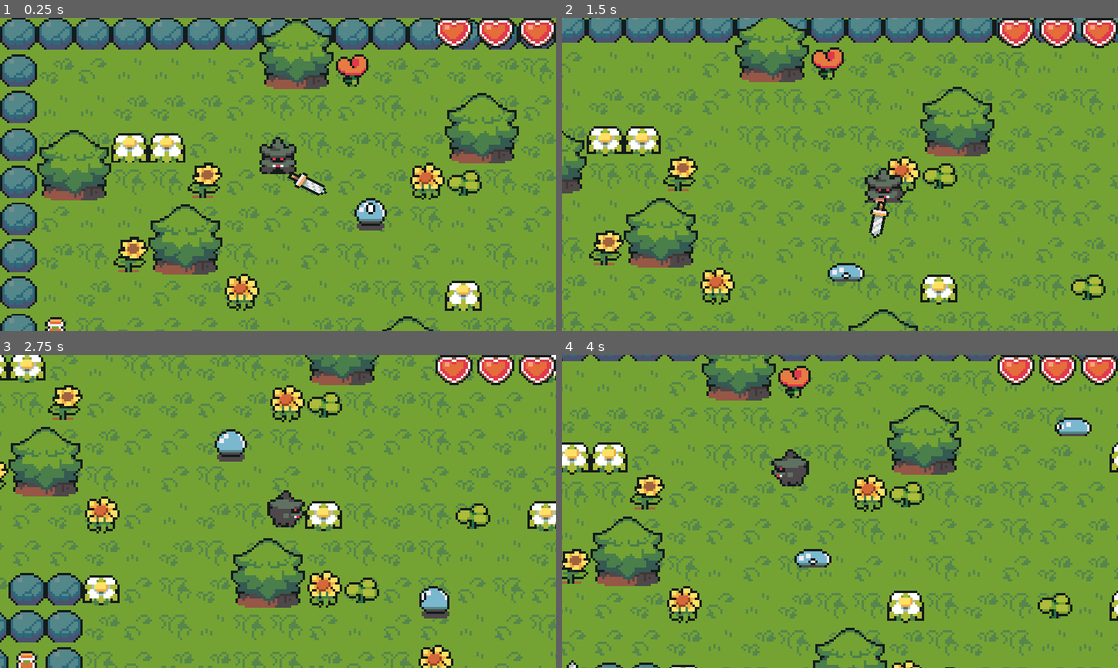
Above: before the commit, frames 1-4 (two rows, left to right).
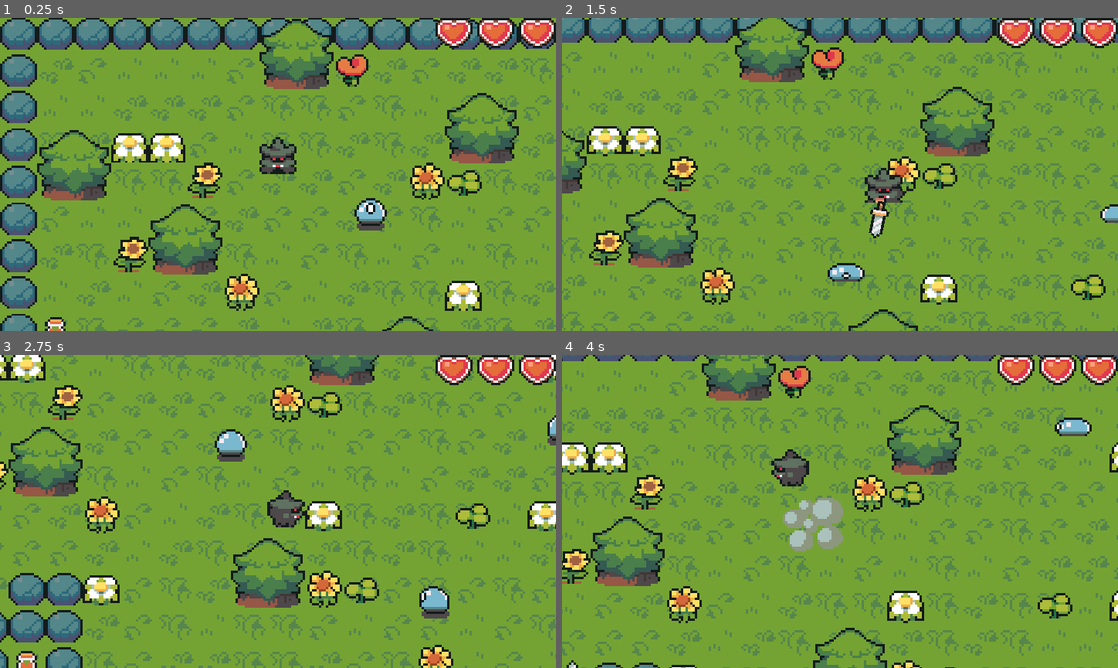
Above: after the commit, the same moments.

Repository: kushiemoon-dev/Crystal_Kingdom
Game: Godot game, scene res://scenes/world.tscn
Same seed, same stepped clock (60 frames per second), same inputs: the game is played once before the commit and once after it.
Inputs:
- Up to frame 1 (0.25 s): no input
- Up to frame 2 (1.5 s): hold Right (ui_right) 0.53-1.28 s; tap Space (attack) at 0.6, 1.35 s; hold Down (ui_down) from 1.28 s (still down)
- Up to frame 3 (2.75 s): release Down (ui_down) at 2.03 s; hold Right (ui_right) from 2.03 s (still down); tap Space (attack) at 2.1 s
- Up to frame 4 (4 s): release Right (ui_right) at 2.78 s; hold Up (ui_up) 2.78-3.53 s; tap Space (attack) at 2.85, 3.6 s; hold Left (ui_left) from 3.53 s (still down)

The runs differ from the first frame. In frame 1, 0.3% of the frame differs, in the area x 51-59%, y 49-57%; in frame 2, 0.2%; in frame 3, 0.1%; in frame 4, 1.6%, in the area x 39-51%, y 45-68%.

Commit message:
#19 Melee system attack

Diff:
--- a/ennemies/slime.gd
+++ b/ennemies/slime.gd
@@ -6,10 +6,14 @@
 @export var limit = 0.5
 @export var endPoint: Marker2D
 
+@export var knockbackPower: int = 500
+
 @onready var animations = $AnimationPlayer
 
 var startPosition
 var endPosition
+
+var isDead : bool = false
 
 func _ready():
 	startPosition = position
@@ -40,6 +44,16 @@
 		animations.play("walk" + direction)
 
 func _physics_process(delta):
+	if isDead: return
 	updateVelocity()
 	move_and_slide()
 	updateAnimation()
+
+
+func _on_hurt_box_area_entered(area: Area2D) -> void:
+	if area == $hitBox : return
+	$hitBox.set_deferred("monitorable", false)
+	isDead = true
+	animations.play("death")
+	await animations.animation_finished
+	queue_free()
--- a/ennemies/slime.tscn
+++ b/ennemies/slime.tscn
@@ -1,7 +1,8 @@
-[gd_scene load_steps=11 format=3 uid="uid://c3wlp6qx8j4q6"]
+[gd_scene load_steps=14 format=3 uid="uid://c3wlp6qx8j4q6"]
 
 [ext_resource type="Texture2D" uid="uid://cuda8eqv1wbri" path="res://Arts/Slime.png" id="1_5v7iu"]
 [ext_resource type="Script" path="res://ennemies/slime.gd" id="1_sy2xh"]
+[ext_resource type="Texture2D" uid="uid://c7m11v452yeyy" path="res://Arts/smoke.png" id="3_lxul4"]
 
 [sub_resource type="CapsuleShape2D" id="CapsuleShape2D_om5n6"]
 radius = 4.0
@@ -44,6 +45,42 @@
 "transitions": PackedFloat32Array(1),
 "update": 0,
 "values": [Vector2(1, 1)]
+}
+tracks/3/type = "value"
+tracks/3/imported = false
+tracks/3/enabled = true
+tracks/3/path = NodePath("deathEffect:frame_coords")
+tracks/3/interp = 1
+tracks/3/loop_wrap = true
+tracks/3/keys = {
+"times": PackedFloat32Array(0),
+"transitions": PackedFloat32Array(1),
+"update": 1,
+"values": [Vector2i(0, 0)]
+}
+tracks/4/type = "value"
+tracks/4/imported = false
+tracks/4/enabled = true
+tracks/4/path = NodePath("Sprite:visible")
+tracks/4/interp = 1
+tracks/4/loop_wrap = true
+tracks/4/keys = {
+"times": PackedFloat32Array(0),
+"transitions": PackedFloat32Array(1),
+"update": 1,
+"values": [true]
+}
+tracks/5/type = "value"
+tracks/5/imported = false
+tracks/5/enabled = true
+tracks/5/path = NodePath("deathEffect:visible")
+tracks/5/interp = 1
+tracks/5/loop_wrap = true
+tracks/5/keys = {
+"times": PackedFloat32Array(0),
+"transitions": PackedFloat32Array(1),
+"update": 1,
+"values": [false]
 }
 
 [sub_resource type="Animation" id="Animation_5i4f7"]
@@ -214,9 +251,51 @@
 "values": [Vector2(1, 1), Vector2(1.2, 0.8), Vector2(1.13333, 0.866667), Vector2(0.8, 0.933)]
 }
 
+[sub_resource type="Animation" id="Animation_li2lq"]
+resource_name = "death"
+length = 0.6
+step = 0.1
+tracks/0/type = "value"
+tracks/0/imported = false
+tracks/0/enabled = true
+tracks/0/path = NodePath("deathEffect:frame_coords")
+tracks/0/interp = 1
+tracks/0/loop_wrap = true
+tracks/0/keys = {
+"times": PackedFloat32Array(0, 0.1, 0.2, 0.3, 0.4, 0.5),
+"transitions": PackedFloat32Array(1, 1, 1, 1, 1, 1),
+"update": 1,
+"values": [Vector2i(0, 0), Vector2i(1, 0), Vector2i(2, 0), Vector2i(3, 0), Vector2i(4, 0), Vector2i(5, 0)]
+}
+tracks/1/type = "value"
+tracks/1/imported = false
+tracks/1/enabled = true
+tracks/1/path = NodePath("Sprite:visible")
+tracks/1/interp = 1
+tracks/1/loop_wrap = true
+tracks/1/keys = {
+"times": PackedFloat32Array(0),
+"transitions": PackedFloat32Array(1),
+"update": 1,
+"values": [false]
+}
+tracks/2/type = "value"
+tracks/2/imported = false
+tracks/2/enabled = true
+tracks/2/path = NodePath("deathEffect:visible")
+tracks/2/interp = 1
+tracks/2/loop_wrap = true
+tracks/2/keys = {
+"times": PackedFloat32Array(0, 0.6),
+"transitions": PackedFloat32Array(1, 1),
+"update": 1,
+"values": [true, true]
+}
+
 [sub_resource type="AnimationLibrary" id="AnimationLibrary_nccgf"]
 _data = {
 "RESET": SubResource("Animation_c8ypq"),
+"death": SubResource("Animation_li2lq"),
 "walkDown": SubResource("Animation_5i4f7"),
 "walkLeft": SubResource("Animation_1wv4i"),
 "walkRight": SubResource("Animation_ujpi3"),
@@ -226,6 +305,10 @@
 [sub_resource type="CapsuleShape2D" id="CapsuleShape2D_d407j"]
 radius = 4.0
 height = 12.0
+
+[sub_resource type="CapsuleShape2D" id="CapsuleShape2D_a7cei"]
+radius = 9.0
+height = 18.0
 
 [node name="slime" type="CharacterBody2D"]
 z_index = 1
@@ -251,8 +334,26 @@
 }
 
 [node name="hitBox" type="Area2D" parent="."]
+collision_layer = 4
+collision_mask = 0
 
 [node name="CollisionShape2D" type="CollisionShape2D" parent="hitBox"]
 position = Vector2(0, -4)
 rotation = 1.5708
 shape = SubResource("CapsuleShape2D_d407j")
+
+[node name="hurtBox" type="Area2D" parent="."]
+collision_layer = 0
+collision_mask = 4
+
+[node name="CollisionShape2D" type="CollisionShape2D" parent="hurtBox"]
+position = Vector2(0, -7)
+shape = SubResource("CapsuleShape2D_a7cei")
+
+[node name="deathEffect" type="Sprite2D" parent="."]
+visible = false
+position = Vector2(0, -11)
+texture = ExtResource("3_lxul4")
+hframes = 6
+
+[connection signal="area_entered" from="hurtBox" to="." method="_on_hurt_box_area_entered"]
--- a/player/player.gd
+++ b/player/player.gd
@@ -28,6 +28,8 @@
 
 func _ready():
 	effects.play("RESET")
+	weapon.disable()
+
 
 func HandleInput():
 	var moveDirection = Input.get_vector( "ui_left", "ui_right", "ui_up", "ui_down" )
@@ -39,9 +41,9 @@
 func attack():
 	animations.play("attack" + lastAnimDirection)
 	isAttacking = true
-	weapon.visible = true
+	weapon.enable()
 	await animations.animation_finished
-	weapon.visible = false
+	weapon.disable()
 	isAttacking = false
 
 func updateAnimation():
--- a/player/player.tscn
+++ b/player/player.tscn
@@ -1,11 +1,12 @@
-[gd_scene load_steps=20 format=3 uid="uid://bjbd074eojfmk"]
+[gd_scene load_steps=21 format=3 uid="uid://bjbd074eojfmk"]
 
 [ext_resource type="Script" path="res://player/player.gd" id="1_0m06o"]
-[ext_resource type="Texture2D" uid="uid://iq575qoxfhyh" path="res://Arts/player sprites.png" id="1_o2450"]
+[ext_resource type="Texture2D" uid="uid://iq575qoxfhyh" path="res://Arts/character.png" id="1_o2450"]
 [ext_resource type="Resource" uid="uid://dx3xglrh0ba13" path="res://inventory/Items/playerInventory.tres" id="2_6ffe6"]
 [ext_resource type="Animation" uid="uid://cdiar4gyxkk83" path="res://movement/walkDown.res" id="3_n2eqn"]
 [ext_resource type="Animation" uid="uid://bwp8cavdmgebt" path="res://movement/walkLeft.res" id="4_135y6"]
 [ext_resource type="Animation" uid="uid://bub8wf5h3pjh" path="res://movement/walkRight.res" id="5_mu225"]
+[ext_resource type="Script" path="res://player/weapon.gd" id="7_4pgqq"]
 [ext_resource type="PackedScene" uid="uid://j6f0fjdm4mdg" path="res://player/sword.tscn" id="7_qo48w"]
 
 [sub_resource type="Animation" id="Animation_5mt2n"]
@@ -45,6 +46,170 @@
 "transitions": PackedFloat32Array(1),
 "update": 0,
 "values": [Vector2(6, 1)]
+}
+
+[sub_resource type="Animation" id="Animation_54rgj"]
+resource_name = "attackDown"
+length = 0.2
+step = 0.1
+tracks/0/type = "value"
+tracks/0/imported = false
+tracks/0/enabled = true
+tracks/0/path = NodePath("weapon:rotation")
+tracks/0/interp = 1
+tracks/0/loop_wrap = true
+tracks/0/keys = {
+"times": PackedFloat32Array(0, 0.2),
+"transitions": PackedFloat32Array(1, 1),
+"update": 0,
+"values": [2.0944, 4.18879]
+}
+tracks/1/type = "value"
+tracks/1/imported = false
+tracks/1/enabled = true
+tracks/1/path = NodePath("weapon:position")
+tracks/1/interp = 1
+tracks/1/loop_wrap = true
+tracks/1/keys = {
+"times": PackedFloat32Array(0, 0.1, 0.2),
+"transitions": PackedFloat32Array(1, 1, 1),
+"update": 0,
+"values": [Vector2(6, 1), Vector2(0, 2), Vector2(-6, -1)]
+}
+tracks/2/type = "value"
+tracks/2/imported = false
+tracks/2/enabled = true
+tracks/2/path = NodePath("Sprite2D:frame_coords")
+tracks/2/interp = 1
+tracks/2/loop_wrap = true
+tracks/2/keys = {
+"times": PackedFloat32Array(0, 0.1),
+"transitions": PackedFloat32Array(1, 1),
+"update": 1,
+"values": [Vector2i(0, 0), Vector2i(0, 4)]
+}
+
+[sub_resource type="Animation" id="Animation_nr28f"]
+resource_name = "attackLeft"
+length = 0.2
+step = 0.1
+tracks/0/type = "value"
+tracks/0/imported = false
+tracks/0/enabled = true
+tracks/0/path = NodePath("weapon:rotation")
+tracks/0/interp = 1
+tracks/0/loop_wrap = true
+tracks/0/keys = {
+"times": PackedFloat32Array(0, 0.2),
+"transitions": PackedFloat32Array(1, 1),
+"update": 0,
+"values": [3.66519, 5.75959]
+}
+tracks/1/type = "value"
+tracks/1/imported = false
+tracks/1/enabled = true
+tracks/1/path = NodePath("weapon:position")
+tracks/1/interp = 1
+tracks/1/loop_wrap = true
+tracks/1/keys = {
+"times": PackedFloat32Array(0, 0.1, 0.2),
+"transitions": PackedFloat32Array(1, 1, 1),
+"update": 0,
+"values": [Vector2(-7, 2), Vector2(-8, -4), Vector2(-6, -13)]
+}
+tracks/2/type = "value"
+tracks/2/imported = false
+tracks/2/enabled = true
+tracks/2/path = NodePath("Sprite2D:frame_coords")
+tracks/2/interp = 1
+tracks/2/loop_wrap = true
+tracks/2/keys = {
+"times": PackedFloat32Array(0, 0.1),
+"transitions": PackedFloat32Array(1, 1),
+"update": 1,
+"values": [Vector2i(2, 4), Vector2i(2, 0)]
+}
+
+[sub_resource type="Animation" id="Animation_j3ruu"]
+resource_name = "attackRight"
+length = 0.2
+step = 0.1
+tracks/0/type = "value"
+tracks/0/imported = false
+tracks/0/enabled = true
+tracks/0/path = NodePath("weapon:rotation")
+tracks/0/interp = 1
+tracks/0/loop_wrap = true
+tracks/0/keys = {
+"times": PackedFloat32Array(0, 0.2),
+"transitions": PackedFloat32Array(1, 1),
+"update": 0,
+"values": [2.61799, 0.523599]
+}
+tracks/1/type = "value"
+tracks/1/imported = false
+tracks/1/enabled = true
+tracks/1/path = NodePath("weapon:position")
+tracks/1/interp = 1
+tracks/1/loop_wrap = true
+tracks/1/keys = {
+"times": PackedFloat32Array(0, 0.1, 0.2),
+"transitions": PackedFloat32Array(1, 1, 1),
+"update": 0,
+"values": [Vector2(6, 2), Vector2(8, -4), Vector2(6, -13)]
+}
+tracks/2/type = "value"
+tracks/2/imported = false
+tracks/2/enabled = true
+tracks/2/path = NodePath("Sprite2D:frame_coords")
+tracks/2/interp = 1
+tracks/2/loop_wrap = true
+tracks/2/keys = {
+"times": PackedFloat32Array(0, 0.1),
+"transitions": PackedFloat32Array(1, 1),
+"update": 1,
+"values": [Vector2i(3, 4), Vector2i(3, 0)]
+}
+
+[sub_resource type="Animation" id="Animation_qro2h"]
+resource_name = "attackUp"
+length = 0.2
+step = 0.1
+tracks/0/type = "value"
+tracks/0/imported = false
+tracks/0/enabled = true
+tracks/0/path = NodePath("weapon:rotation")
+tracks/0/interp = 1
+tracks/0/loop_wrap = true
+tracks/0/keys = {
+"times": PackedFloat32Array(0, 0.2),
+"transitions": PackedFloat32Array(1, 1),
+"update": 0,
+"values": [-1.0472, 1.0472]
+}
+tracks/1/type = "value"
+tracks/1/imported = false
+tracks/1/enabled = true
+tracks/1/path = NodePath("weapon:position")
+tracks/1/interp = 1
+tracks/1/loop_wrap = true
+tracks/1/keys = {
+"times": PackedFloat32Array(0, 0.1, 0.2),
+"transitions": PackedFloat32Array(1, 1, 1),
+"update": 0,
+"values": [Vector2(6, -13), Vector2(0, -15), Vector2(-6, -13)]
+}
+tracks/2/type = "value"
+tracks/2/imported = false
+tracks/2/enabled = true
+tracks/2/path = NodePath("Sprite2D:frame_coords")
+tracks/2/interp = 1
+tracks/2/loop_wrap = true
+tracks/2/keys = {
+"times": PackedFloat32Array(0, 0.1),
+"transitions": PackedFloat32Array(1, 1),
+"update": 1,
+"values": [Vector2i(1, 4), Vector2i(1, 0)]
 }
 
 [sub_resource type="Animation" id="Animation_vbo5m"]
@@ -63,170 +228,6 @@
 "transitions": PackedFloat32Array(1, 1, 1, 1),
 "update": 1,
 "values": [Vector2i(1, 0), Vector2i(1, 1), Vector2i(1, 2), Vector2i(1, 3)]
-}
-
-[sub_resource type="Animation" id="Animation_54rgj"]
-resource_name = "attackDown"
-length = 0.2
-step = 0.1
-tracks/0/type = "value"
-tracks/0/imported = false
-tracks/0/enabled = true
-tracks/0/path = NodePath("weapon:rotation")
-tracks/0/interp = 1
-tracks/0/loop_wrap = true
-tracks/0/keys = {
-"times": PackedFloat32Array(0, 0.2),
-"transitions": PackedFloat32Array(1, 1),
-"update": 0,
-"values": [2.0944, 4.18879]
-}
-tracks/1/type = "value"
-tracks/1/imported = false
-tracks/1/enabled = true
-tracks/1/path = NodePath("weapon:position")
-tracks/1/interp = 1
-tracks/1/loop_wrap = true
-tracks/1/keys = {
-"times": PackedFloat32Array(0, 0.1, 0.2),
-"transitions": PackedFloat32Array(1, 1, 1),
-"update": 0,
-"values": [Vector2(6, 1), Vector2(0, 2), Vector2(-6, -1)]
-}
-tracks/2/type = "value"
-tracks/2/imported = false
-tracks/2/enabled = true
-tracks/2/path = NodePath("Sprite2D:frame_coords")
-tracks/2/interp = 1
-tracks/2/loop_wrap = true
-tracks/2/keys = {
-"times": PackedFloat32Array(0, 0.1),
-"transitions": PackedFloat32Array(1, 1),
-"update": 1,
-"values": [Vector2i(0, 0), Vector2i(0, 4)]
-}
-
-[sub_resource type="Animation" id="Animation_qro2h"]
-resource_name = "attackUp"
-length = 0.2
-step = 0.1
-tracks/0/type = "value"
-tracks/0/imported = false
-tracks/0/enabled = true
-tracks/0/path = NodePath("weapon:rotation")
-tracks/0/interp = 1
-tracks/0/loop_wrap = true
-tracks/0/keys = {
-"times": PackedFloat32Array(0, 0.2),
-"transitions": PackedFloat32Array(1, 1),
-"update": 0,
-"values": [-1.0472, 1.0472]
-}
-tracks/1/type = "value"
-tracks/1/imported = false
-tracks/1/enabled = true
-tracks/1/path = NodePath("weapon:position")
-tracks/1/interp = 1
-tracks/1/loop_wrap = true
-tracks/1/keys = {
-"times": PackedFloat32Array(0, 0.1, 0.2),
-"transitions": PackedFloat32Array(1, 1, 1),
-"update": 0,
-"values": [Vector2(6, -13), Vector2(0, -15), Vector2(-6, -13)]
-}
-tracks/2/type = "value"
-tracks/2/imported = false
-tracks/2/enabled = true
-tracks/2/path = NodePath("Sprite2D:frame_coords")
-tracks/2/interp = 1
-tracks/2/loop_wrap = true
-tracks/2/keys = {
-"times": PackedFloat32Array(0, 0.1),
-"transitions": PackedFloat32Array(1, 1),
-"update": 1,
-"values": [Vector2i(1, 4), Vector2i(1, 0)]
-}
-
-[sub_resource type="Animation" id="Animation_nr28f"]
-resource_name = "attackLeft"
-length = 0.2
-step = 0.1
-tracks/0/type = "value"
-tracks/0/imported = false
-tracks/0/enabled = true
-tracks/0/path = NodePath("weapon:rotation")
-tracks/0/interp = 1
-tracks/0/loop_wrap = true
-tracks/0/keys = {
-"times": PackedFloat32Array(0, 0.2),
-"transitions": PackedFloat32Array(1, 1),
-"update": 0,
-"values": [3.66519, 5.75959]
-}
-tracks/1/type = "value"
-tracks/1/imported = false
-tracks/1/enabled = true
-tracks/1/path = NodePath("weapon:position")
-tracks/1/interp = 1
-tracks/1/loop_wrap = true
-tracks/1/keys = {
-"times": PackedFloat32Array(0, 0.1, 0.2),
-"transitions": PackedFloat32Array(1, 1, 1),
-"update": 0,
-"values": [Vector2(-7, 2), Vector2(-8, -4), Vector2(-6, -13)]
-}
-tracks/2/type = "value"
-tracks/2/imported = false
-tracks/2/enabled = true
-tracks/2/path = NodePath("Sprite2D:frame_coords")
-tracks/2/interp = 1
-tracks/2/loop_wrap = true
-tracks/2/keys = {
-"times": PackedFloat32Array(0, 0.1),
-"transitions": PackedFloat32Array(1, 1),
-"update": 1,
-"values": [Vector2i(2, 4), Vector2i(2, 0)]
-}
-
-[sub_resource type="Animation" id="Animation_j3ruu"]
-resource_name = "attackRight"
-length = 0.2
-step = 0.1
-tracks/0/type = "value"
-tracks/0/imported = false
-tracks/0/enabled = true
-tracks/0/path = NodePath("weapon:rotation")
-tracks/0/interp = 1
-tracks/0/loop_wrap = true
-tracks/0/keys = {
-"times": PackedFloat32Array(0, 0.2),
-"transitions": PackedFloat32Array(1, 1),
-"update": 0,
-"values": [2.61799, 0.523599]
-}
-tracks/1/type = "value"
-tracks/1/imported = false
-tracks/1/enabled = true
-tracks/1/path = NodePath("weapon:position")
-tracks/1/interp = 1
-tracks/1/loop_wrap = true
-tracks/1/keys = {
-"times": PackedFloat32Array(0, 0.1, 0.2),
-"transitions": PackedFloat32Array(1, 1, 1),
-"update": 0,
-"values": [Vector2(6, 2), Vector2(8, -4), Vector2(6, -13)]
-}
-tracks/2/type = "value"
-tracks/2/imported = false
-tracks/2/enabled = true
-tracks/2/path = NodePath("Sprite2D:frame_coords")
-tracks/2/interp = 1
-tracks/2/loop_wrap = true
-tracks/2/keys = {
-"times": PackedFloat32Array(0, 0.1),
-"transitions": PackedFloat32Array(1, 1),
-"update": 1,
-"values": [Vector2i(3, 4), Vector2i(3, 0)]
 }
 
 [sub_resource type="AnimationLibrary" id="AnimationLibrary_nydcs"]
@@ -319,7 +320,8 @@
 shape = SubResource("RectangleShape2D_5onld")
 
 [node name="hurtBox" type="Area2D" parent="."]
-collision_mask = 3
+collision_layer = 0
+collision_mask = 7
 
 [node name="CollisionShape2D" type="CollisionShape2D" parent="hurtBox"]
 position = Vector2(0, -7)
@@ -334,8 +336,10 @@
 one_shot = true
 
 [node name="weapon" type="Node2D" parent="."]
+visible = false
 position = Vector2(6, 1)
 rotation = 2.0944
+script = ExtResource("7_4pgqq")
 
 [node name="sword" parent="weapon" instance=ExtResource("7_qo48w")]
 
--- /dev/null
+++ b/player/sword.gd
@@ -0,0 +1,9 @@
+extends Area2D
+
+@onready var shape = $CollisionShape2D
+
+func enable():
+	shape.disabled = false
+
+func disable():
+	shape.disabled = true
--- a/player/sword.tscn
+++ b/player/sword.tscn
@@ -1,11 +1,15 @@
-[gd_scene load_steps=3 format=3 uid="uid://j6f0fjdm4mdg"]
+[gd_scene load_steps=4 format=3 uid="uid://j6f0fjdm4mdg"]
 
 [ext_resource type="Texture2D" uid="uid://bac4w60x3at6d" path="res://Arts/BigSword.png" id="1_e420c"]
+[ext_resource type="Script" path="res://player/sword.gd" id="1_goa0e"]
 
 [sub_resource type="RectangleShape2D" id="RectangleShape2D_w4qm8"]
 size = Vector2(4, 11)
 
 [node name="sword" type="Area2D"]
+collision_layer = 4
+collision_mask = 0
+script = ExtResource("1_goa0e")
 
 [node name="Sprite2D" type="Sprite2D" parent="."]
 position = Vector2(0, -6)
--- /dev/null
+++ b/player/weapon.gd
@@ -0,0 +1,20 @@
+extends Node2D
+
+var weapon: Area2D
+
+func _ready():
+	if get_children().is_empty(): return
+
+	weapon = get_children()[0]
+
+
+
+func enable():
+	if !weapon: return
+	visible = true
+	weapon.enable()
+
+func disable():
+	if !weapon : return
+	visible = false
+	weapon.disable()
--- a/project.godot
+++ b/project.godot
@@ -72,6 +72,7 @@
 
 2d_physics/layer_1="player"
 2d_physics/layer_2="ennemy"
+2d_physics/layer_3="hitBoxes"
 
 [rendering]
 
--- a/scenes/world.tscn
+++ b/scenes/world.tscn
@@ -1563,6 +1563,20 @@
 [node name="Marker2D" type="Marker2D" parent="TileMap/slime3"]
 position = Vector2(-88, 8)
 
+[node name="slime4" parent="TileMap" node_paths=PackedStringArray("endPoint") instance=ExtResource("4_kd6rr")]
+position = Vector2(248, 96)
+endPoint = NodePath("Marker2D")
+
+[node name="Marker2D" type="Marker2D" parent="TileMap/slime4"]
+position = Vector2(72, -8)
+
+[node name="slime5" parent="TileMap" node_paths=PackedStringArray("endPoint") instance=ExtResource("4_kd6rr")]
+position = Vector2(168, 232)
+endPoint = NodePath("Marker2D")
+
+[node name="Marker2D" type="Marker2D" parent="TileMap/slime5"]
+position = Vector2(72, -8)
+
 [node name="CanvasLayer" type="CanvasLayer" parent="."]
 process_mode = 3
 script = ExtResource("10_yvdfi")
Renamed: Arts/player sprites.png -> Arts/character.png
Not shown, added: Arts/character.png.import
Binary file added: Arts/smoke.png
Not shown, changed: Arts/smoke.png.import
